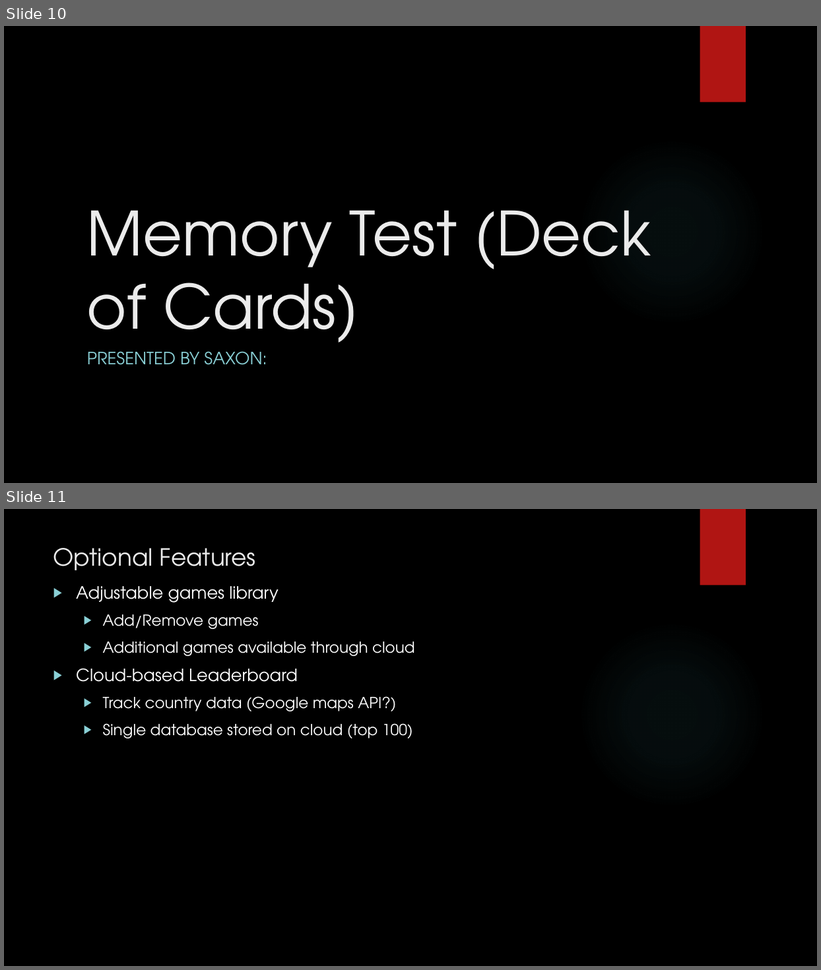
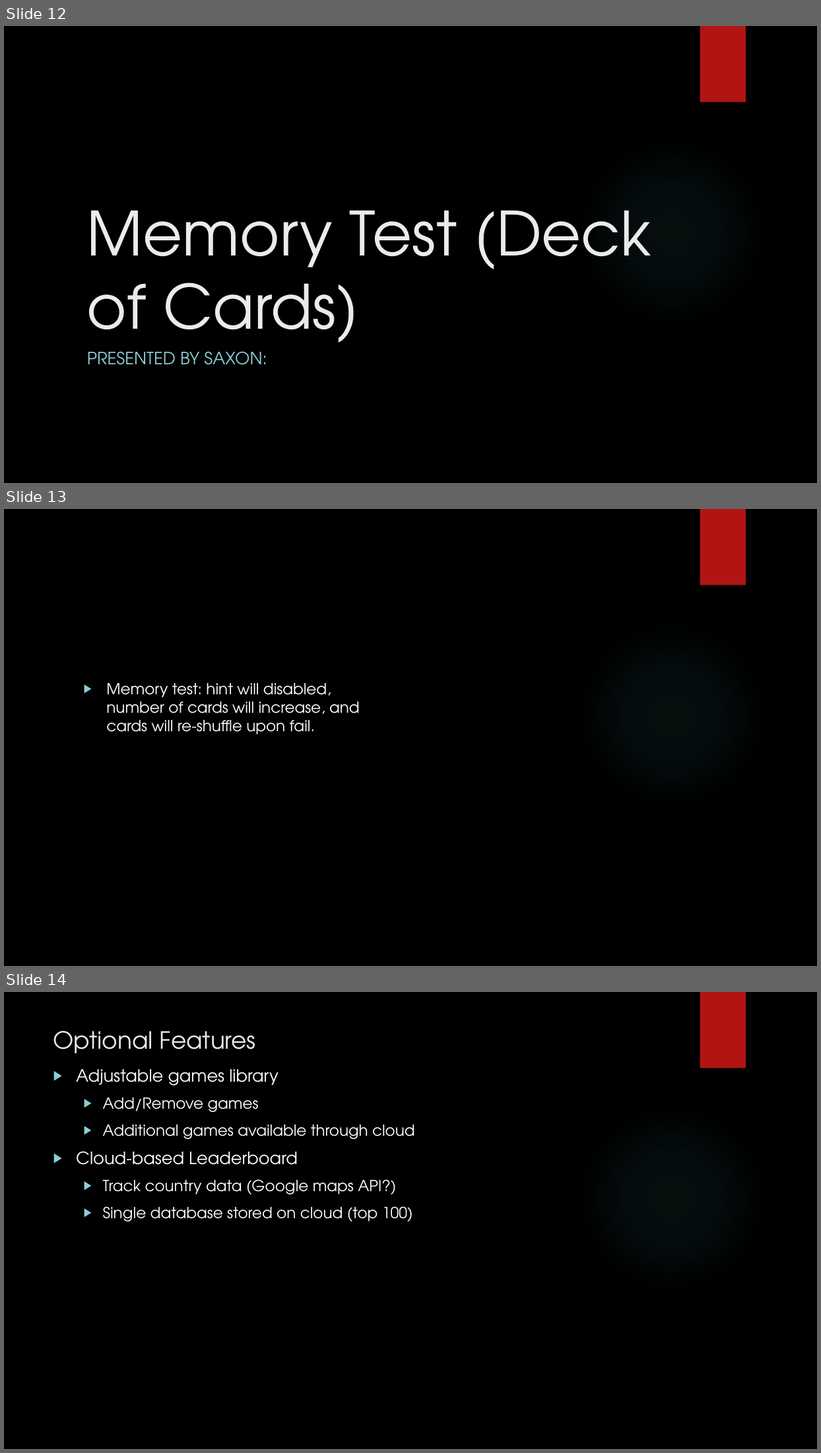
Before and after one commit to IgnitionOrk/SCaR_Arcade, a slide deck: SCaRArcade.pptx. Shown one above the other, each under a label of ours: slides 10 and 11 before the commit, slides 12, 13 and 14 after it. The pictures are 821x970 and 821x1453 pixels, drawn with LibreOffice and Linux fonts; fonts in the diff are those of the drawing; background and template pictures are left out. Boxes give left, top, right and bottom in pixels: in the first picture for what was removed or moved away, otherwise in the second. Text is boxed around its words. In the diff, an @@ line names an element or a change of style, - is before the commit and + after.

```diff
--- a/SCaRArcade.pptx
+++ b/SCaRArcade.pptx
@@ slide 13 added at bbox=[4, 509, 817, 966], background picture (left out); not listed: 2 template elements that a slide beside it also shows @@
@@ text added at bbox=[106, 683, 360, 735], 18 pt, text #FFFFFF @@
+▶ Memory test: hint will disabled, number of cards will increase, and cards will re-shuffle upon fail.
@@ what was slide 10 is now slide 12 @@
@@ what was slide 11 is now slide 14 @@
```
Also in this commit, not shown: 7 slides changed, 4 other slides added.
